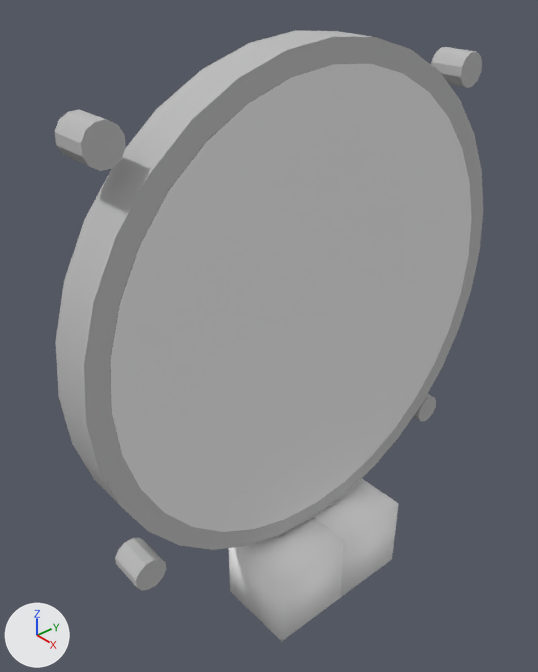
A saved change to the Blender file dev/alt.blend.
The view is the same before and after, from a 50 mm camera at (-0.0948, 0.0237, -0.4053) aimed at (-0.1719, 0.0903, -0.4639). Arrows for +X, +Y and +Z are at lower left; the lights stay in place.

Names of what the first picture shows: 'bezelinside', 'bezeloutside', 'click-L', 'click-R', 'glass', 'screw_1', 'screw_2', 'screw_4'.
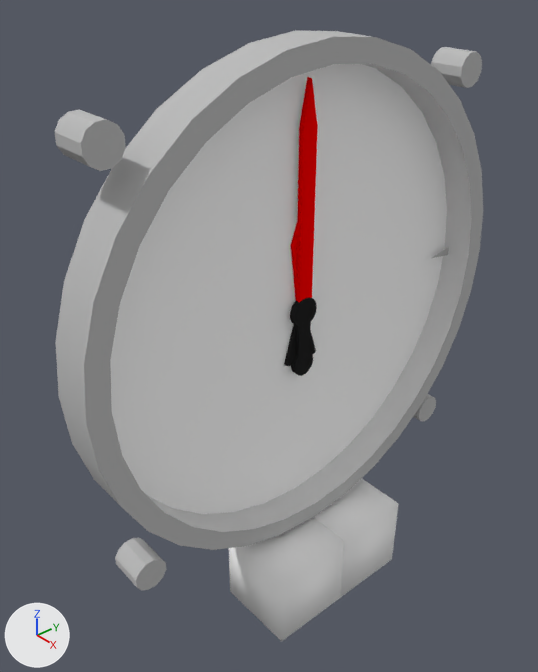
What changed in the scene script:
```text
Change mat_ac3dmat12:
    mat_ac3dmat12.base_color: (0.1, 0.1, 0.1) -> (0.756, 0.756, 0.756)  # dark grey #595959 -> light grey #e1e1e1
Change ob_glass:
    add ob_glass.hide_viewport = True
```

Location of each change, (x1, y1, x2, y2) in pixels of the pictures (538 x 672 px):
'glass', hidden
    before: (110, 64, 472, 532)
'Face', unchanged, uncovered by the edit
    after: (110, 64, 447, 514)
'Needle1', unchanged, uncovered by the edit
    after: (296, 77, 318, 302)
